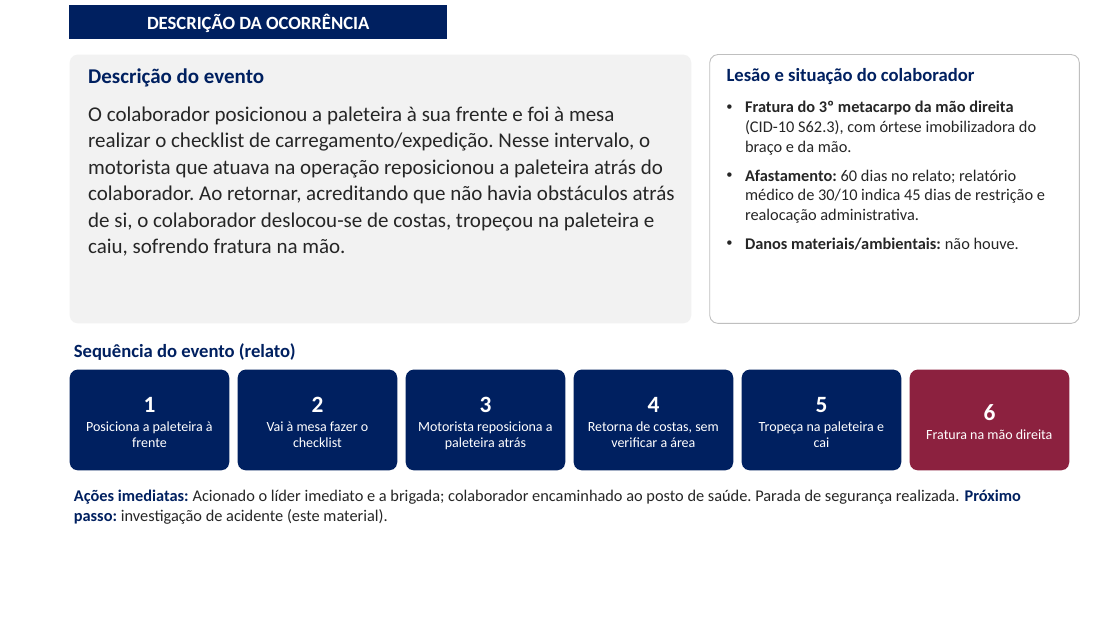
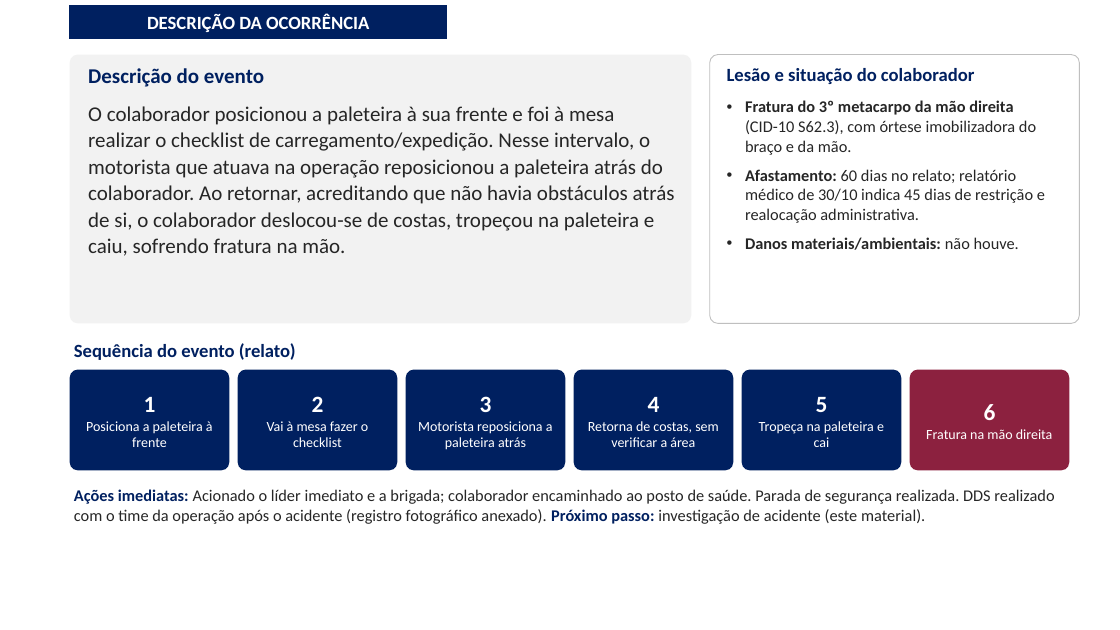
Before and after one commit to luantavarez9/hospital-seguro, a slide deck: slide 3 of entrega_acidente_GRU1/Apresentacao_Ocorrencia_Acidente_GRU_I.pptx. Drawn at 1120x630 pixels with LibreOffice and Linux fonts; fonts in the diff are those of the drawing; background and template pictures are left out. Boxes give left, top, right and bottom in pixels: in the first picture for what was removed or moved away, otherwise in the second. Text is boxed around its words. In the diff, an @@ line names an element or a change of style, - is before the commit and + after.

```diff
--- a/entrega_acidente_GRU1/Apresentacao_Ocorrencia_Acidente_GRU_I.pptx
+++ b/entrega_acidente_GRU1/Apresentacao_Ocorrencia_Acidente_GRU_I.pptx
@@ text at [74,489,1054,524]: text changed @@
-Ações imediatas: Acionado o líder imediato e a brigada; colaborador encaminhado ao posto de saúde. Parada de segurança realizada. Próximo passo: investigação de acidente (este material).
+Ações imediatas: Acionado o líder imediato e a brigada; colaborador encaminhado ao posto de saúde. Parada de segurança realizada. DDS realizado com o time da operação após o acidente (registro fotográfico anexado). Próximo passo: investigação de acidente (este material).
```
Also in this commit, not shown: 6 other slides changed, 1 slide added, 4 other files.
